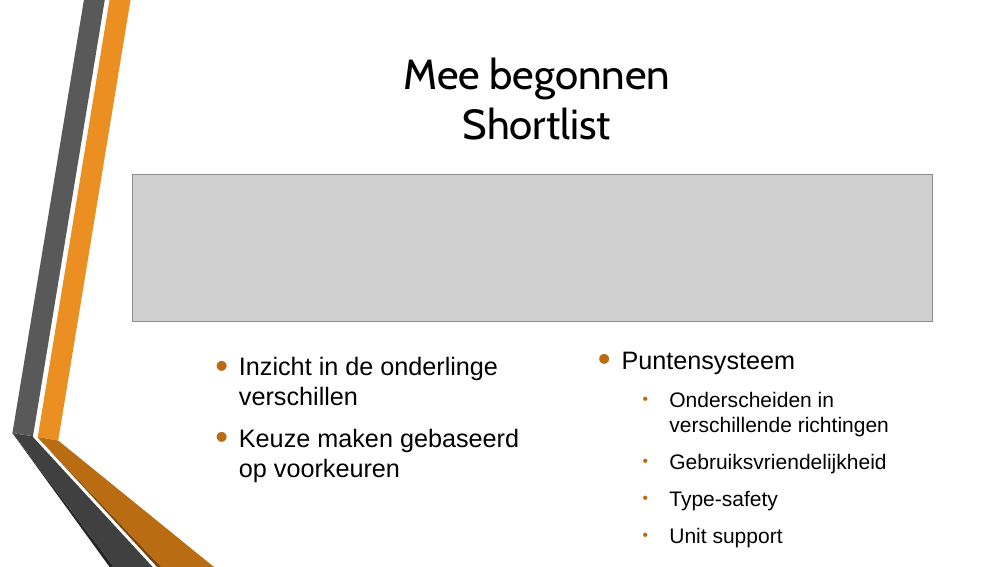
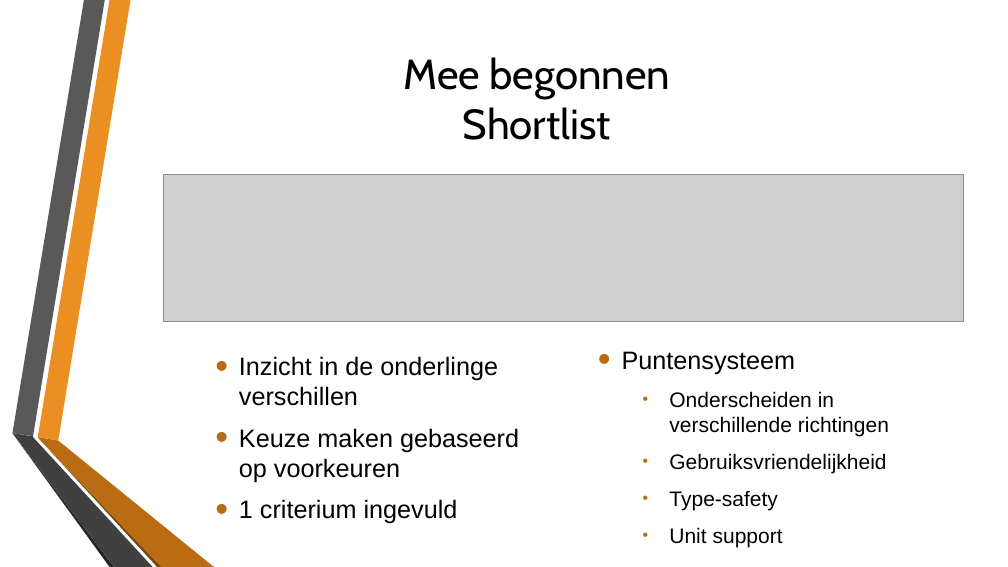
Before and after one commit to LarsSchool/school_repo, a slide deck: slide 12 of Stage Inspiro/Stagedocumenten/Eindpresentatie.pptx (slide 9 before the commit). Drawn at 1008x567 pixels with LibreOffice and Linux fonts; fonts in the diff are those of the drawing; grey boxes stand for pictures; background and template pictures are left out. Boxes give left, top, right and bottom in pixels: in the first picture for what was removed or moved away, otherwise in the second. Text is boxed around its words. In the diff, an @@ line names an element or a change of style, - is before the commit and + after.

```diff
--- a/Stage Inspiro/Stagedocumenten/Eindpresentatie.pptx
+++ b/Stage Inspiro/Stagedocumenten/Eindpresentatie.pptx
@@ picture: place and size @@
-picture at <box>132,175,932,321</box>
+picture at <box>164,175,964,321</box>
@@ text at <box>239,499,458,524</box>: paragraph added @@
+• 1 criterium ingevuld
```
Also in this commit, not shown: 11 other slides changed, 4 slides added, 3 slides removed, 4 other files.
